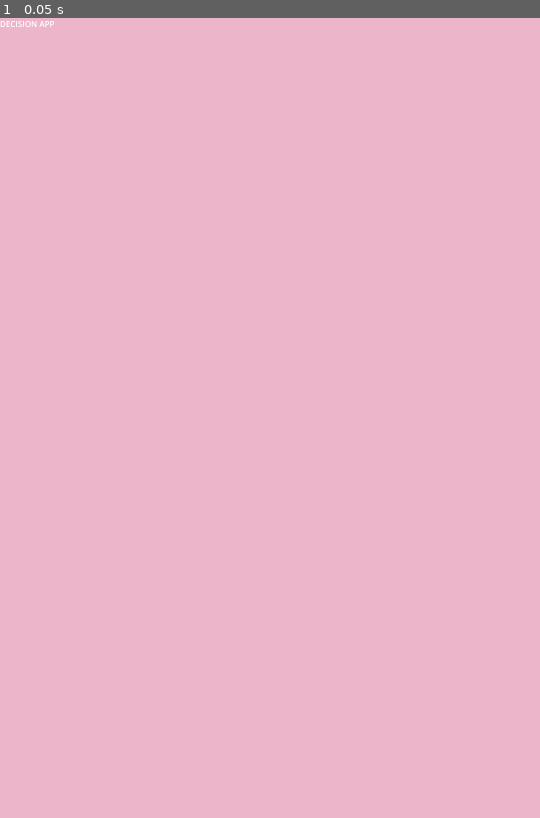
Above: before the commit, frame 1.
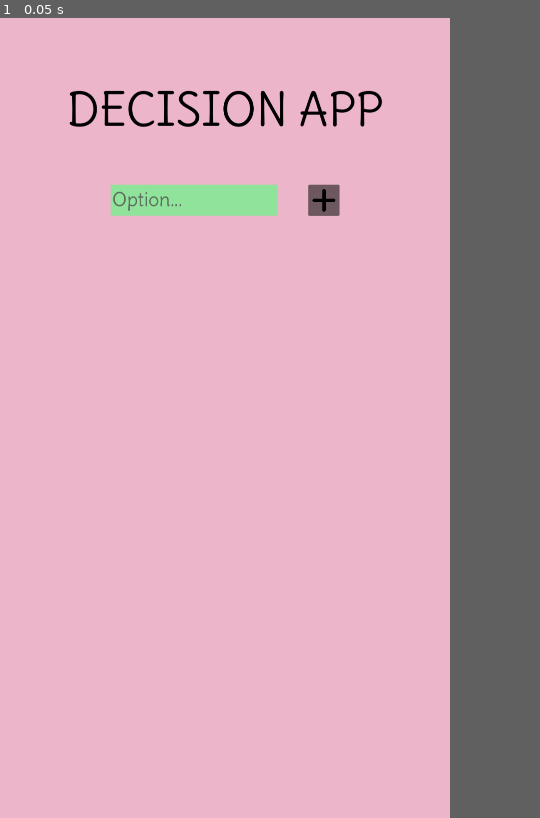
Above: after the commit, the same moment.

Repository: Sentrial/DecisionApp
Game: Godot game, scene res://Scenes/main.tscn
Same seed, same stepped clock (60 frames per second), same inputs: the game is played once before the commit and once after it. Before the commit the project has no main scene; this scene is started directly in both runs.
Inputs:
- Up to frame 1 (0.05 s): no input
In our replay, the window is 540x800 before the commit and 450x800 after it. These sizes can differ from the game's own. Grey fills any space a smaller window leaves; there, only what the larger window draws over its background counts as a difference.

The runs differ from the first frame. In frame 1, 2.3% of the frame differs, in the area x 0-71%, y 0-25%.

Commit message:
Items can be added to a list. Function to generate random answer created.

Diff:
--- /dev/null
+++ b/decision-app/Resources/Icons/plus-solid.svg
@@ -0,0 +1 @@
+<svg xmlns="http://www.w3.org/2000/svg" viewBox="0 0 448 512"><!--!Font Awesome Free 6.7.2 by @fontawesome - https://fontawesome.com License - https://fontawesome.com/license/free Copyright 2025 Fonticons, Inc.--><path d="M256 80c0-17.7-14.3-32-32-32s-32 14.3-32 32l0 144L48 224c-17.7 0-32 14.3-32 32s14.3 32 32 32l144 0 0 144c0 17.7 14.3 32 32 32s32-14.3 32-32l0-144 144 0c17.7 0 32-14.3 32-32s-14.3-32-32-32l-144 0 0-144z"/></svg>
--- /dev/null
+++ b/decision-app/Resources/Icons/trash-can-solid.svg
@@ -0,0 +1 @@
+<svg xmlns="http://www.w3.org/2000/svg" viewBox="0 0 448 512"><!--!Font Awesome Free 6.7.2 by @fontawesome - https://fontawesome.com License - https://fontawesome.com/license/free Copyright 2025 Fonticons, Inc.--><path d="M135.2 17.7C140.6 6.8 151.7 0 163.8 0L284.2 0c12.1 0 23.2 6.8 28.6 17.7L320 32l96 0c17.7 0 32 14.3 32 32s-14.3 32-32 32L32 96C14.3 96 0 81.7 0 64S14.3 32 32 32l96 0 7.2-14.3zM32 128l384 0 0 320c0 35.3-28.7 64-64 64L96 512c-35.3 0-64-28.7-64-64l0-320zm96 64c-8.8 0-16 7.2-16 16l0 224c0 8.8 7.2 16 16 16s16-7.2 16-16l0-224c0-8.8-7.2-16-16-16zm96 0c-8.8 0-16 7.2-16 16l0 224c0 8.8 7.2 16 16 16s16-7.2 16-16l0-224c0-8.8-7.2-16-16-16zm96 0c-8.8 0-16 7.2-16 16l0 224c0 8.8 7.2 16 16 16s16-7.2 16-16l0-224c0-8.8-7.2-16-16-16z"/></svg>
--- /dev/null
+++ b/decision-app/Resources/Themes/ItemTheme.tres
@@ -0,0 +1,7 @@
+[gd_resource type="Theme" load_steps=2 format=3 uid="uid://jl4g7k5tpoup"]
+
+[ext_resource type="Texture2D" uid="uid://dxkitmov6u7fi" path="res://Resources/Icons/trash-can-solid.svg" id="1_ixn0w"]
+
+[resource]
+Button/icons/icon = ExtResource("1_ixn0w")
+Label/font_sizes/font_size = 46
--- a/decision-app/Scenes/main.tscn
+++ b/decision-app/Scenes/main.tscn
@@ -1,9 +1,67 @@
-[gd_scene format=3 uid="uid://btamp27jhjrtj"]
+[gd_scene load_steps=3 format=3 uid="uid://btamp27jhjrtj"]
+
+[ext_resource type="Script" uid="uid://b04yepgmue5f8" path="res://Scripts/main.gd" id="1_jjgbg"]
+[ext_resource type="Texture2D" uid="uid://dqppfkgr8w5kr" path="res://Resources/Icons/plus-solid.svg" id="2_bo1nx"]
 
 [node name="Main" type="Node2D"]
+script = ExtResource("1_jjgbg")
 
-[node name="Title" type="Label" parent="."]
-offset_right = 40.0
-offset_bottom = 23.0
+[node name="Center" type="Node2D" parent="."]
+position = Vector2(540, 0)
+
+[node name="Title" type="Label" parent="Center"]
+anchors_preset = 5
+anchor_left = 0.5
+anchor_right = 0.5
+offset_left = -379.5
+offset_top = 150.0
+offset_right = 379.5
+offset_bottom = 289.0
+grow_horizontal = 2
+theme_override_colors/font_color = Color(0, 0, 0, 1)
+theme_override_font_sizes/font_size = 110
 text = "DECISION APP"
 horizontal_alignment = 1
+vertical_alignment = 1
+
+[node name="InsertGroup" type="Node2D" parent="Center"]
+position = Vector2(0, 400)
+
+[node name="Button" type="Button" parent="Center/InsertGroup"]
+offset_left = 200.0
+offset_right = 275.0
+offset_bottom = 75.0
+theme_override_font_sizes/font_size = 50
+theme_override_icons/icon = ExtResource("2_bo1nx")
+icon_alignment = 1
+expand_icon = true
+
+[node name="TextEdit" type="TextEdit" parent="Center/InsertGroup"]
+offset_left = -275.0
+offset_right = 125.0
+offset_bottom = 75.0
+theme_override_colors/background_color = Color(0.564706, 0.890196, 0.603922, 1)
+theme_override_colors/font_placeholder_color = Color(0.313726, 0.313726, 0.313726, 0.811765)
+theme_override_colors/font_color = Color(0, 0, 0, 1)
+theme_override_font_sizes/font_size = 46
+placeholder_text = "Option..."
+
+[node name="ItemsAndButtonsContainer" type="VBoxContainer" parent="Center"]
+offset_left = -360.0
+offset_top = 700.0
+offset_right = 360.0
+offset_bottom = 1700.0
+
+[node name="ScrollContainer" type="ScrollContainer" parent="Center/ItemsAndButtonsContainer"]
+layout_mode = 2
+size_flags_vertical = 3
+
+[node name="VBoxContainer" type="VBoxContainer" parent="Center/ItemsAndButtonsContainer/ScrollContainer"]
+layout_mode = 2
+size_flags_horizontal = 3
+size_flags_vertical = 3
+
+[node name="ButtonsContainer" type="HBoxContainer" parent="Center/ItemsAndButtonsContainer"]
+layout_mode = 2
+
+[connection signal="pressed" from="Center/InsertGroup/Button" to="." method="_on_add_item_pressed"]
--- /dev/null
+++ b/decision-app/Scripts/main.gd
@@ -0,0 +1,60 @@
+extends Node2D
+
+@onready var itemContainer = $Center/ItemsAndButtonsContainer/ScrollContainer/VBoxContainer
+@onready var textEdit = $Center/InsertGroup/TextEdit
+@onready var itemTheme = load("res://Resources/Themes/ItemTheme.tres")
+@onready var trashIcon = load("res://Resources/Icons/trash-can-solid.svg")
+var items = {}
+
+func _ready():
+	pass
+
+
+# Adds an item to the list
+func _on_add_item_pressed():
+	if textEdit.text == "":
+		return
+
+	# Add new item
+	var newItem = HBoxContainer.new()
+	newItem.size_flags_horizontal = Control.SIZE_EXPAND_FILL
+
+	# Text
+	var itemText = Label.new()
+	itemText.text = textEdit.text
+	itemText.size_flags_horizontal = Control.SIZE_EXPAND
+	itemText.theme = itemTheme
+
+	# Delete button
+	var button = Button.new()
+	button.icon = trashIcon
+	button.expand_icon = true
+	button.size_flags_horizontal = Control.SIZE_SHRINK_END
+	button.custom_minimum_size = Vector2(50,50)
+	button.pressed.connect(_on_delete_pressed.bind(itemText))
+
+	newItem.add_child(itemText)
+	newItem.add_child(button)
+	button.alignment = BoxContainer.ALIGNMENT_END
+	itemContainer.add_child(newItem)
+
+	items[itemText.text] = true
+
+	textEdit.text = ""
+	_on_answer_pressed()
+
+
+# Deletes the item from the list
+func _on_delete_pressed(label: Label):
+	items.erase(label.text)
+	label.get_parent().queue_free()
+
+
+# Generates a random answer
+func _on_answer_pressed():
+	var options = items.keys()
+	var answer = ""
+	if len(options) > 0:
+		answer = options[randi() % options.size()]
+
+	print(answer)
--- a/decision-app/project.godot
+++ b/decision-app/project.godot
@@ -11,6 +11,7 @@
 [application]
 
 config/name="Decision App"
+run/main_scene="uid://btamp27jhjrtj"
 config/features=PackedStringArray("4.4", "GL Compatibility")
 config/icon="res://icon.svg"
 
@@ -18,6 +19,11 @@
 
 window/size/viewport_width=1080
 window/size/viewport_height=1920
+window/stretch/mode="viewport"
+
+[gui]
+
+theme/custom_font="uid://bagjd1t08p2he"
 
 [rendering]
 
Binary file added: decision-app/Resources/Fonts/Delius-Regular.ttf
Not shown, added: decision-app/Resources/Fonts/Delius-Regular.ttf.import
Not shown, added: decision-app/Resources/Icons/plus-solid.svg.import
Not shown, added: decision-app/Resources/Icons/trash-can-solid.svg.import
Not shown, added: decision-app/Scripts/main.gd.uid
